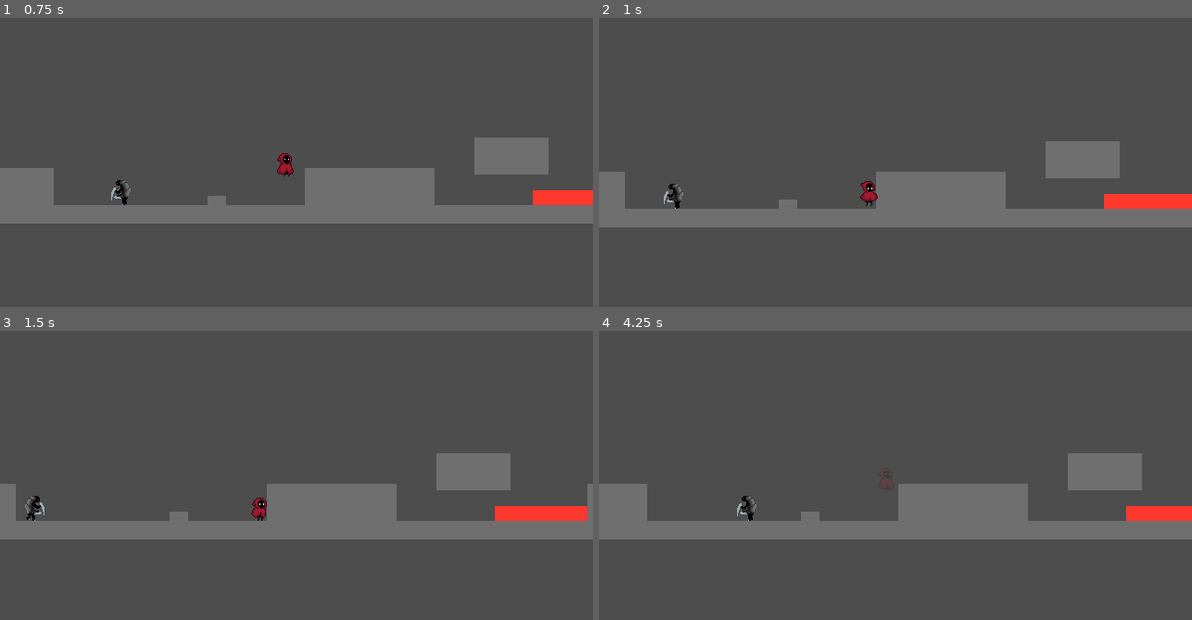
Above: before the commit, frames 1-4 (two rows, left to right).
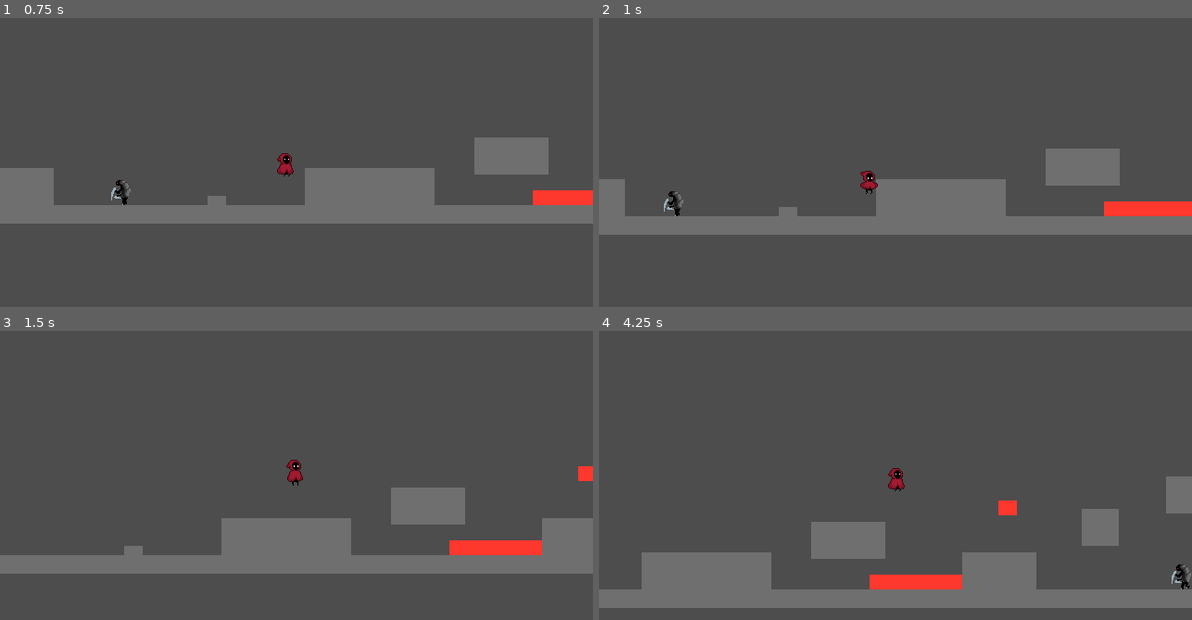
Above: after the commit, the same moments.

Repository: urboifox/platformer
Game: Godot game, scene res://scenes/game.tscn
Same seed, same stepped clock (60 frames per second), same inputs: the game is played once before the commit and once after it.
Inputs:
- Up to frame 1 (0.75 s): hold Right (right) from 0.53 s (still down); tap Space (jump) at 0.6 s
- Up to frame 2 (1 s): keep holding Right (right); tap Space (jump) at 0.77 s
- Up to frame 3 (1.5 s): keep holding Right (right); tap Space (jump) at 1.07, 1.35 s
- Up to frame 4 (4.25 s): tap Space (jump) at 1.52, 1.82, 2.1, 2.85, 3.02, 3.32, 3.6, 3.77, 4.07 s; release Right (right) at 2.03 s; hold Left (left) 2.03-2.78 s; hold Right (right) from 2.78 s (still down)

Frame 1 is identical in both runs. In frame 2, 6.5% of the frame differs, in the area x 0-100%, y 42-75%; in frame 3, 21%; in frame 4, 25%, in the area x 0-100%, y 42-96%.

Commit message:
feat: wall slide

Diff:
--- a/scenes/block/block.gd
+++ b/scenes/block/block.gd
@@ -9,9 +9,11 @@
 @onready var rect: ColorRect = $ColorRect
 @onready var collision: CollisionShape2D = $CollisionShape2D
 
+
 func _ready() -> void:
 	collision.shape = collision.shape.duplicate()
 	_update_size()
+
 
 func _update_size() -> void:
 	if not is_node_ready():
--- a/scenes/danger_block/danger_block.gd
+++ b/scenes/danger_block/danger_block.gd
@@ -10,9 +10,11 @@
 @onready var rect: ColorRect = $ColorRect
 @onready var collision: CollisionShape2D = $CollisionShape2D
 
+
 func _ready() -> void:
 	collision.shape = collision.shape.duplicate()
 	_update_size()
+
 
 func _update_size() -> void:
 	if not is_node_ready():
@@ -21,6 +23,7 @@
 	rect.size = size
 	rect.position = -size / 2
 
+
 func _physics_process(_delta: float) -> void:
 	if Engine.is_editor_hint():
 		return
--- a/scenes/enemies/enemy.gd
+++ b/scenes/enemies/enemy.gd
@@ -12,13 +12,16 @@
 var direction: int
 var target: Node2D = null
 
+
 func _on_detector_body_entered(body: Node2D) -> void:
 	if body is Player:
 		target = body
 
+
 func _on_detector_body_exited(body: Node2D) -> void:
 	if body == target:
 		target = null
+
 
 func _ready() -> void:
 	if sprite.has_node("Detector"):
@@ -29,6 +32,7 @@
 	direction = 1 if facing == "right" else -1
 	state_machine.start()
 
+
 func _physics_process(delta: float) -> void:
 	state_machine.physics_update(delta)
 
@@ -37,10 +41,12 @@
 
 	move_and_slide()
 
+
 func take_damage(damage: float) -> void:
 	hp -= damage
 	if hp <= 0.0:
 		die()
 
+
 func die() -> void:
 	queue_free()
--- a/scenes/enemies/walker/states/walker_state_attack.gd
+++ b/scenes/enemies/walker/states/walker_state_attack.gd
@@ -2,9 +2,11 @@
 
 var hitbox_shape: CollisionShape2D
 
+
 func enter() -> void:
 	hitbox_shape = (enemy as Walker).hitbox_shape
 	enemy.sprite.play("attack")
+
 
 func physics_update(_delta: float) -> void:
 	enemy.velocity.x = 0.0
@@ -17,5 +19,6 @@
 		else:
 			return state_machine.transition("Walk")
 
+
 func exit() -> void:
 	hitbox_shape.disabled = true
--- a/scenes/enemies/walker/states/walker_state_walk.gd
+++ b/scenes/enemies/walker/states/walker_state_walk.gd
@@ -1,7 +1,9 @@
 extends EnemyState
+
 
 func enter() -> void:
 	enemy.sprite.play("walk")
+
 
 func physics_update(_delta: float) -> void:
 	var walker := enemy as Walker
@@ -13,6 +15,7 @@
 	if enemy.target:
 		state_machine.transition("Attack")
 
+
 func flip_direction() -> void:
 	enemy.direction = -enemy.direction
 	enemy.sprite.scale.x = -enemy.direction
--- a/scenes/goal/goal.gd
+++ b/scenes/goal/goal.gd
@@ -1,4 +1,5 @@
 extends Area2D
+
 
 func _on_body_entered(body: Node2D) -> void:
 	if body is Player:
--- a/scenes/hitbox/hitbox.gd
+++ b/scenes/hitbox/hitbox.gd
@@ -2,6 +2,7 @@
 
 @export var damage = 1
 
+
 func _on_area_entered(area: Area2D) -> void:
 	if area.owner.has_method("take_damage"):
 		area.owner.take_damage(damage, global_position)
--- a/scenes/hurtbox/hurtbox.gd
+++ b/scenes/hurtbox/hurtbox.gd
@@ -2,5 +2,6 @@
 
 signal hurt(damage: int)
 
+
 func take_damage(damage: int):
 	hurt.emit(damage)
--- a/scenes/levels/level_1.tscn
+++ b/scenes/levels/level_1.tscn
@@ -39,6 +39,10 @@
 position = Vector2(531, -77)
 size = Vector2(40, 40)
 
+[node name="block10" parent="blocks" unique_id=1424283455 instance=ExtResource("1_ksju7")]
+position = Vector2(-462, -130)
+size = Vector2(40, 240)
+
 [node name="block6" parent="blocks" unique_id=1714145255 instance=ExtResource("1_ksju7")]
 position = Vector2(642, -112)
 size = Vector2(80, 40)
--- a/scenes/player/camera.gd
+++ b/scenes/player/camera.gd
@@ -5,6 +5,7 @@
 
 @onready var player: Player = get_parent()
 
+
 func _physics_process(delta: float) -> void:
 	var target := signf(player.sprite.scale.x) * look_ahead
 	offset.x = lerp(offset.x, target, smooth * delta)
--- a/scenes/player/player.gd
+++ b/scenes/player/player.gd
@@ -14,12 +14,16 @@
 var invincible_timer: float = 0.0
 var _footstep_grace: float = 0.0
 var knockback_direction: float = 0.0
+var apply_gravity: bool = true
+var last_wall_side: float = 0.0 # used for wall slide
 
 signal finished_level()
+
 
 func _ready() -> void:
 	hp = stats.health
 	state_machine.start()
+
 
 func _physics_process(delta: float) -> void:
 	_update_timers(delta)
@@ -27,30 +31,39 @@
 	state_machine.physics_update(delta)
 	_update_footsteps(delta)
 
-	if not is_on_floor():
+	if not is_on_floor() and apply_gravity:
 		var gravity := stats.gravity * (stats.fall_multiplier if velocity.y > 0.0 else 1.0)
 		velocity.y += gravity * delta
 
+	if is_on_floor():
+		last_wall_side = 0.0
+
 	move_and_slide()
+
 
 func face(direction: float) -> void:
 	if direction != 0.0:
 		sprite.scale.x = -1 if direction < 0.0 else 1
+
 
 func move_x(speed: float) -> void:
 	var direction := Input.get_axis("left", "right")
 	face(direction)
 	velocity.x = direction * speed
 
+
 func ground_state() -> String:
 	return "Idle" if Input.get_axis("left", "right") == 0.0 else "Run"
+
 
 func land_state() -> String:
 	return "Jump" if jump_buffer > 0.0 else ground_state()
 
+
 func _update_timers(delta: float) -> void:
 	coyote_timer = stats.coyote_time if is_on_floor() else coyote_timer - delta
 	jump_buffer = stats.jump_buffer_time if Input.is_action_just_pressed("jump") else jump_buffer - delta
+
 
 func take_damage(damage: float, source_position: Vector2) -> void:
 	if invincible_timer > 0.0:
@@ -63,6 +76,7 @@
 	invincible_timer = stats.invincible_time
 	state_machine.transition("Hurt")
 
+
 func _update_invincibility(delta: float) -> void:
 	if invincible_timer <= 0.0:
 		return
@@ -72,9 +86,11 @@
 	else:
 		sprite.modulate.a = 0.55 + 0.45 * sin(invincible_timer * 25.0)
 
+
 func request_footsteps(speed: float) -> void:
 	_footstep_grace = 0.08
 	Audio.play_loop("footsteps", 1.0, speed)
+
 
 func _update_footsteps(delta: float) -> void:
 	if _footstep_grace > 0.0:
@@ -82,11 +98,13 @@
 		if _footstep_grace <= 0.0:
 			Audio.stop("footsteps")
 
+
 func respawn() -> void:
 	global_position = spawn_position
 	hp = stats.health
 	invincible_timer = stats.invincible_time
 	camera.reset_smoothing()
 
+
 func win() -> void:
 	state_machine.transition("Win")
--- a/scenes/player/player.tscn
+++ b/scenes/player/player.tscn
@@ -13,6 +13,7 @@
 [ext_resource type="Script" uid="uid://cx130i2oacqi1" path="res://scenes/player/states/player_state_die.gd" id="11_je7p5"]
 [ext_resource type="Script" uid="uid://uu4eh3vlopjy" path="res://scenes/player/states/player_state_teleport_in.gd" id="12_fm80t"]
 [ext_resource type="Script" uid="uid://bntek1em640ag" path="res://scenes/player/states/player_state_win.gd" id="13_gx1jg"]
+[ext_resource type="Script" uid="uid://krx30pxkgg41" path="res://scenes/player/states/player_state_wall_slide.gd" id="14_ugbui"]
 
 [sub_resource type="AtlasTexture" id="AtlasTexture_dovo2"]
 atlas = ExtResource("1_8afob")
@@ -385,3 +386,6 @@
 
 [node name="Win" type="Node" parent="StateMachine" unique_id=1607631775]
 script = ExtResource("13_gx1jg")
+
+[node name="WallSlide" type="Node" parent="StateMachine" unique_id=98755653]
+script = ExtResource("14_ugbui")
--- a/scenes/player/states/player_state.gd
+++ b/scenes/player/states/player_state.gd
@@ -3,6 +3,7 @@
 extends State
 
 @onready var player: Player = owner as Player
+
 
 func left_ground() -> bool:
 	if not player.is_on_floor():
--- a/scenes/player/states/player_state_die.gd
+++ b/scenes/player/states/player_state_die.gd
@@ -1,4 +1,5 @@
 extends PlayerState
+
 
 func enter() -> void:
 	player.sprite.play("die")
--- a/scenes/player/states/player_state_fall.gd
+++ b/scenes/player/states/player_state_fall.gd
@@ -1,15 +1,22 @@
 extends PlayerState
+
 
 func enter() -> void:
 	player.sprite.play("fall")
 
+
 func exit() -> void:
 	Audio.stop("falling")
+
 
 func physics_update(_delta: float) -> void:
 	if player.is_on_floor():
 		Audio.play("land", 0.5)
 		return state_machine.transition(player.land_state())
+
+	if player.is_on_wall():
+		if player.last_wall_side != -signf(player.get_wall_normal().x):
+			return state_machine.transition("WallSlide")
 
 	if player.coyote_timer > 0.0 and Input.is_action_just_pressed("jump"):
 		return state_machine.transition("Jump")
--- a/scenes/player/states/player_state_hurt.gd
+++ b/scenes/player/states/player_state_hurt.gd
@@ -1,4 +1,5 @@
 extends PlayerState
+
 
 func enter() -> void:
 	player.sprite.play("hurt")
@@ -7,5 +8,6 @@
 	await player.sprite.animation_finished
 	state_machine.transition("Idle")
 
+
 func physics_update(delta: float) -> void:
 	player.velocity.x = move_toward(player.velocity.x, 0.0, player.stats.friction * delta)
--- a/scenes/player/states/player_state_idle.gd
+++ b/scenes/player/states/player_state_idle.gd
@@ -1,8 +1,10 @@
 extends PlayerState
+
 
 func enter() -> void:
 	player.sprite.play("idle")
 	player.velocity.x = 0.0
+
 
 func physics_update(delta: float) -> void:
 	if left_ground():
--- a/scenes/player/states/player_state_jump.gd
+++ b/scenes/player/states/player_state_jump.gd
@@ -1,4 +1,5 @@
 extends PlayerState
+
 
 func enter() -> void:
 	Audio.play("jump", 0.5)
@@ -6,6 +7,7 @@
 	player.velocity.y = player.stats.jump_velocity
 	player.coyote_timer = 0.0
 	player.jump_buffer = 0.0
+
 
 func physics_update(_delta: float) -> void:
 	if player.is_on_floor():
@@ -16,4 +18,8 @@
 	if Input.is_action_just_released("jump") and player.velocity.y < 0.0:
 		player.velocity.y *= player.stats.jump_cut
 
+	if player.is_on_wall():
+		if player.last_wall_side != -signf(player.get_wall_normal().x):
+			return state_machine.transition("WallSlide")
+
 	player.move_x(player.stats.speed)
--- a/scenes/player/states/player_state_run.gd
+++ b/scenes/player/states/player_state_run.gd
@@ -1,7 +1,9 @@
 extends PlayerState
+
 
 func enter() -> void:
 	player.sprite.play("run")
+
 
 func physics_update(_delta: float) -> void:
 	if left_ground():
--- a/scenes/player/states/player_state_teleport_in.gd
+++ b/scenes/player/states/player_state_teleport_in.gd
@@ -1,4 +1,5 @@
 extends PlayerState
+
 
 func enter() -> void:
 	player.velocity = Vector2.ZERO
--- /dev/null
+++ b/scenes/player/states/player_state_wall_slide.gd
@@ -0,0 +1,26 @@
+extends PlayerState
+
+
+func enter() -> void:
+	player.sprite.play("fall")
+	player.apply_gravity = false
+	player.last_wall_side = -signf(player.get_wall_normal().x)
+
+
+func exit() -> void:
+	player.apply_gravity = true
+
+
+func physics_update(_delta: float) -> void:
+	if not player.is_on_wall():
+		return state_machine.transition("Fall")
+
+	if Input.is_action_just_pressed("jump"):
+		return state_machine.transition("Jump")
+
+	if signf(Input.get_axis("left", "right")) != player.last_wall_side:
+		return state_machine.transition("Fall")
+
+	player.velocity.y = player.stats.wall_slide_velocity
+	player.coyote_timer = player.stats.coyote_time
+	player.move_x(player.stats.speed)
--- a/scenes/player/states/player_state_win.gd
+++ b/scenes/player/states/player_state_win.gd
@@ -1,4 +1,5 @@
 extends PlayerState
+
 
 func enter() -> void:
 	player.sprite.play("teleport_out")
--- a/scripts/audio.gd
+++ b/scripts/audio.gd
@@ -5,12 +5,13 @@
 	"jump": preload("res://assets/audio/sfx_jump.wav"),
 	"falling": preload("res://assets/audio/sfx_falling.wav"),
 	"land": preload("res://assets/audio/sfx_land.wav"),
-	"coin": preload("res://assets/audio/sfx_coin.ogg")
+	"coin": preload("res://assets/audio/sfx_coin.ogg"),
 }
 
-var _loops: Dictionary = {}
+var _loops: Dictionary = { }
 var _players: Array[AudioStreamPlayer] = []
 var _index := 0
+
 
 func _ready() -> void:
 	for i in 8:
@@ -19,6 +20,7 @@
 		add_child(player)
 		_players.append(player)
 
+
 func play(sound: String, volume := 1.0, speed := 1.0, pitch_variation := 0.2) -> void:
 	var player := _players[_index]
 	_index = (_index + 1) % _players.size()
@@ -26,6 +28,7 @@
 	player.volume_db = linear_to_db(volume)
 	player.pitch_scale = speed + randf_range(-pitch_variation, pitch_variation)
 	player.play()
+
 
 func play_loop(sound: String, volume := 1.0, speed := 1.0) -> void:
 	var player: AudioStreamPlayer = _loops.get(sound)
@@ -40,6 +43,7 @@
 	if not player.playing:
 		player.play()
 
+
 func stop(sound: String) -> void:
 	if _loops.has(sound):
 		_loops[sound].stop()
--- a/scripts/fsm/state.gd
+++ b/scripts/fsm/state.gd
@@ -4,7 +4,18 @@
 
 var state_machine: StateMachine
 
-func enter() -> void: pass
-func exit() -> void: pass
-func update(_delta: float) -> void: pass
-func physics_update(_delta: float) -> void: pass
+
+func enter() -> void:
+	pass
+
+
+func exit() -> void:
+	pass
+
+
+func update(_delta: float) -> void:
+	pass
+
+
+func physics_update(_delta: float) -> void:
+	pass
--- a/scripts/fsm/state_machine.gd
+++ b/scripts/fsm/state_machine.gd
@@ -3,10 +3,11 @@
 
 @export var initial_state: State
 
-var _states: Dictionary = {}
+var _states: Dictionary = { }
 var current_state: State
 
 signal state_changed(from: State, to: State)
+
 
 func _ready() -> void:
 	for child in get_children():
@@ -14,14 +15,17 @@
 			child.state_machine = self
 			_states[child.name] = child
 
+
 func start() -> void:
 	current_state = initial_state
 	if current_state:
 		current_state.enter()
 
+
 func physics_update(delta: float) -> void:
 	if current_state:
 		current_state.physics_update(delta)
+
 
 func transition(new_state: String) -> void:
 	var next: State = _states.get(new_state)
--- a/scripts/movement_stats.gd
+++ b/scripts/movement_stats.gd
@@ -13,3 +13,4 @@
 @export var friction: float = 1200
 @export var knockback_force: float = 300
 @export var invincible_time: float = 1.0
+@export var wall_slide_velocity: float = 50.0
Not shown, added: scenes/player/states/player_state_wall_slide.gd.uid
